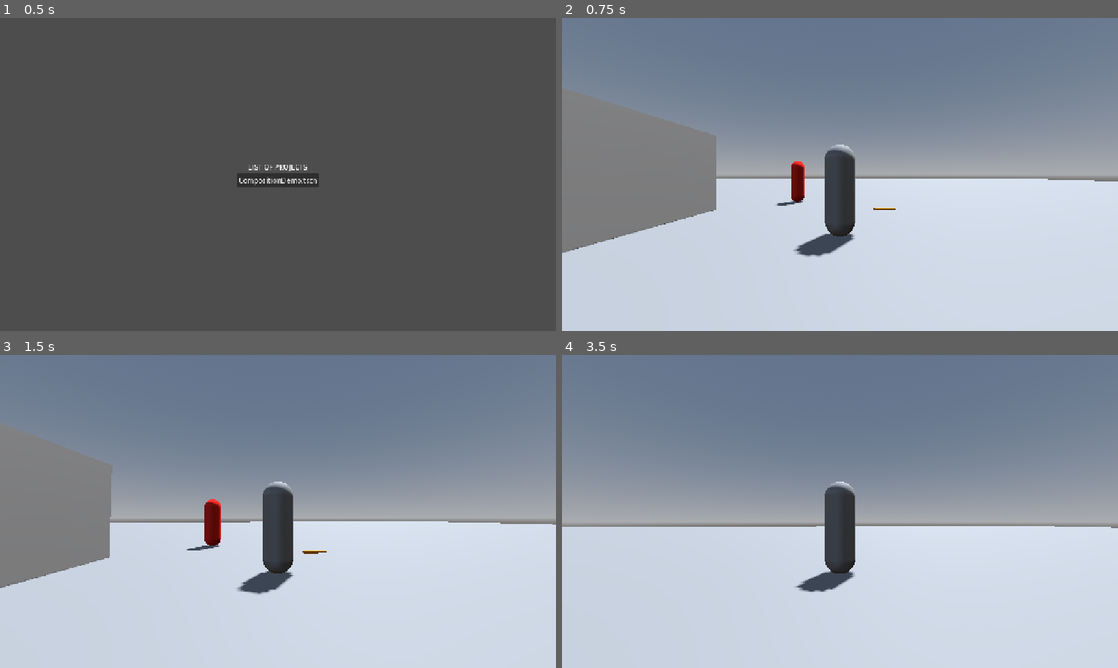
Above: before the commit, frames 1-4 (two rows, left to right).
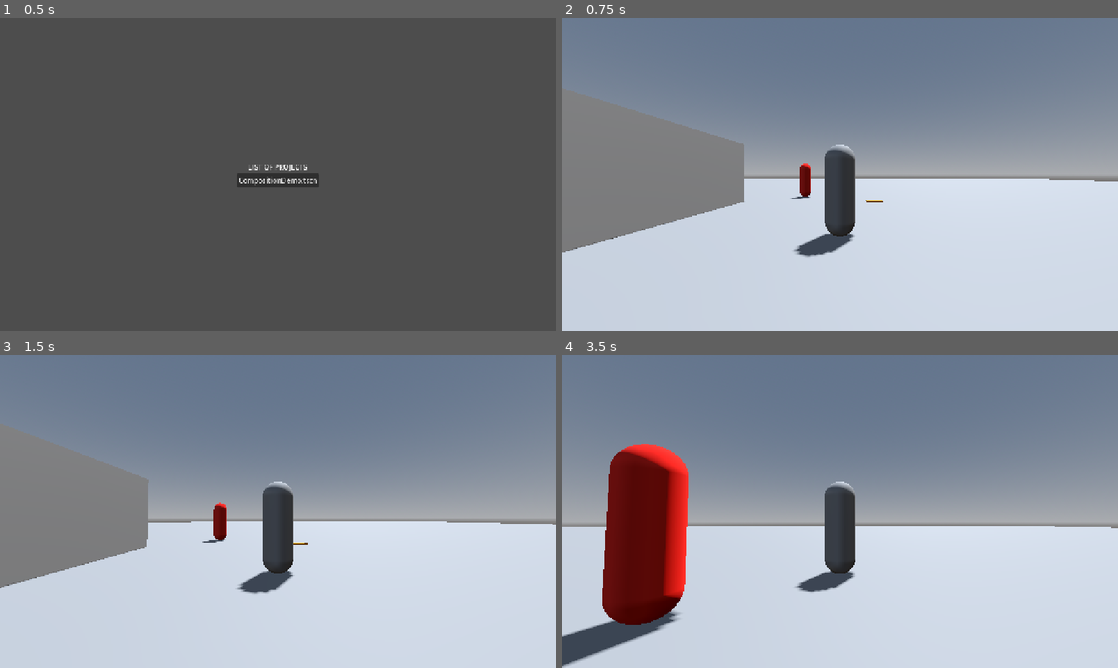
Above: after the commit, the same moments.

Repository: LATRio/ProjectsCollection_Godot
Game: Godot game, scene res://Root.tscn
Same seed, same stepped clock (60 frames per second), same inputs: the game is played once before the commit and once after it.
Inputs (mouse positions are in pixels of both pictures, inside the frame that each line leads up to):
- Up to frame 1 (0.5 s): no input
- Up to frame 2 (0.75 s): click "CompositionDemo.tscn" at 0.5 s
- Up to frame 3 (1.5 s): tap Enter at 1.25 s; move the mouse to (305, 511) at 1.27 s; hold W (up) from 1.28 s (still down); tap E (interact) at 1.35 s
- Up to frame 4 (3.5 s): keep holding W (up); tap Space (jump) at 1.52, 2.27 s; move the mouse to (812, 511) at 2.02 s; tap H (heal) at 2.1 s; tap E (interact) at 2.3, 3.05 s; move the mouse to (851, 505) at 2.77 s; tap J (hurt) at 2.85 s

Frame 1 is identical in both runs. In frame 2, 1.5% of the frame differs, in the area x 0-88%, y 28-77%; in frame 3, 2.3%; in frame 4, 9.3%, in the area x 0-52%, y 28-100%.
Error before the commit: Invalid call. Nonexistent function 'pickup' in base 'Nil'. (res://TestProjects/Composition/Scenes/player.gd:48)
Error after the commit: Invalid call. Nonexistent function 'interact' in base 'Nil'. (res://TestProjects/Composition/Components/interactor_component.gd:16)

Commit message:
Add InteractableComponent and refactoring
replaced PickableComponent with InteractableComponent.
removed non obstacle items from under NavigationRegion3D

Diff:
--- /dev/null
+++ b/TestProjects/Composition/Components/interactable_component.gd
@@ -0,0 +1,16 @@
+class_name InteractableComponent
+extends Area3D
+
+@onready var collision_shape_3d: CollisionShape3D = %CollisionShape3D
+
+@export var radius := 0.5
+
+signal interacted(interactor: InteractorComponent)
+
+
+func _ready() -> void:
+	(collision_shape_3d.shape as SphereShape3D).radius = radius
+
+
+func interact(interactor: InteractorComponent) -> void:
+	interacted.emit(interactor)
--- /dev/null
+++ b/TestProjects/Composition/Components/interactable_component.tscn
@@ -0,0 +1,15 @@
+[gd_scene format=3 uid="uid://drcykeqwb7hak"]
+
+[ext_resource type="Script" uid="uid://c55jl6rn0wuwr" path="res://TestProjects/Composition/Components/interactable_component.gd" id="1_iajyu"]
+
+[sub_resource type="SphereShape3D" id="SphereShape3D_rhr07"]
+
+[node name="InteractableComponent" type="Area3D" unique_id=401594610]
+collision_layer = 8
+collision_mask = 0
+monitoring = false
+script = ExtResource("1_iajyu")
+
+[node name="CollisionShape3D" type="CollisionShape3D" parent="." unique_id=1199813151]
+unique_name_in_owner = true
+shape = SubResource("SphereShape3D_rhr07")
--- a/TestProjects/Composition/Components/interactor_component.gd
+++ b/TestProjects/Composition/Components/interactor_component.gd
@@ -2,13 +2,15 @@
 extends Area3D
 
 
-func get_overlapping_interactibles() -> Array[PickableComponent]:
-	var all_pickables: Array[PickableComponent] = []
+func get_overlapping_interactables() -> Array[InteractableComponent]:
+	var interactables: Array[InteractableComponent] = []
 	for area in get_overlapping_areas():
-		if area is PickableComponent:
-			all_pickables.push_back(area)
-	return all_pickables
+		if area is InteractableComponent:
+			interactables.push_back(area)
+	return interactables
 
 
-func get_first_overlapping_interactible() -> PickableComponent:
-	return get_overlapping_interactibles().front()
+func interact_with_first_overlapping_interactable():
+	# TODO: Find a way to determine which item must interacted with.
+	# Maybe add priority value to the InteractableComponent?
+	get_overlapping_interactables().front().interact(self)
--- a/TestProjects/Composition/Components/pickable_component.gd
+++ /dev/null
@@ -1,23 +0,0 @@
-class_name PickableComponent
-extends Area3D
-# TODO: Derive from interactable component?
-
-@onready var collision_shape_3d: CollisionShape3D = %CollisionShape3D
-
-@export var radius := 0.5
-#@export var pickup_item: Item # TODO: implement Item/Inventory system
-
-
-func _ready() -> void:
-	(collision_shape_3d.shape as SphereShape3D).radius = radius
-
-
-# Mockup of how Interaction system would work
-#func interact(interactor: InteractorComponent) -> void:
-#	pass
-
-
-func pickup() -> void:
-	# TODO: Add assigned item to the player's (or whatever/whoever that has
-	# InteractorComponent interacts with it) inventory
-	get_parent().queue_free()
--- a/TestProjects/Composition/Components/pickable_component.tscn
+++ /dev/null
@@ -1,15 +0,0 @@
-[gd_scene format=3 uid="uid://cs8xf4vc03x6x"]
-
-[ext_resource type="Script" uid="uid://cplnnqviqel7g" path="res://TestProjects/Composition/Components/pickable_component.gd" id="1_ji7x3"]
-
-[sub_resource type="SphereShape3D" id="SphereShape3D_pntbq"]
-
-[node name="Area3D" type="Area3D" unique_id=834646113]
-collision_layer = 8
-collision_mask = 0
-monitoring = false
-script = ExtResource("1_ji7x3")
-
-[node name="CollisionShape3D" type="CollisionShape3D" parent="." unique_id=904317355]
-unique_name_in_owner = true
-shape = SubResource("SphereShape3D_pntbq")
--- a/TestProjects/Composition/Scenes/CompositionDemo.tscn
+++ b/TestProjects/Composition/Scenes/CompositionDemo.tscn
@@ -66,10 +66,11 @@
 [node name="CollisionShape3D" type="CollisionShape3D" parent="NavigationRegion3D/Level/MeshInstance3D2/StaticBody3D" unique_id=810654752]
 shape = SubResource("ConcavePolygonShape3D_1qkwt")
 
-[node name="Player" parent="NavigationRegion3D" unique_id=1090884800 instance=ExtResource("1_1qkwt")]
+[node name="PickableItem" parent="." unique_id=1290967800 instance=ExtResource("3_gs4el")]
+transform = Transform3D(1, 0, 0, 0, 1, 0, 0, 0, 1, 1.519894, 0.025, -2.9507644)
 
-[node name="Enemy" parent="NavigationRegion3D" unique_id=1543108756 instance=ExtResource("2_vi70s")]
+[node name="Enemy" parent="." unique_id=1543108756 instance=ExtResource("2_vi70s")]
 transform = Transform3D(1, 0, 0, 0, 1, 0, 0, 0, 1, -1.8524551, 2.3841858e-07, -4.9247403)
 
-[node name="PickableItem" parent="NavigationRegion3D" unique_id=1290967800 instance=ExtResource("3_gs4el")]
-transform = Transform3D(1, 0, 0, 0, 1, 0, 0, 0, 1, 1.519894, 0.025, -2.9507644)
+[node name="Player" parent="." unique_id=1090884800 instance=ExtResource("1_1qkwt")]
+transform = Transform3D(1, 0, 0, 0, 1, 0, 0, 0, 1, 0, 0, 2.0561101)
--- /dev/null
+++ b/TestProjects/Composition/Scenes/pickable_item.gd
@@ -0,0 +1,11 @@
+class_name PickableItem
+extends RigidBody3D
+
+@onready var interactable_component: InteractableComponent = $InteractableComponent
+
+#@export var item_to_claim: InventoryItem # Mockup for a claimable item
+
+
+func _on_interactable_component_interacted(_interactor: InteractorComponent) -> void:
+	# TODO: Find a way to add an inventory item to the interactor's parent
+	queue_free()
--- a/TestProjects/Composition/Scenes/pickable_item.tscn
+++ b/TestProjects/Composition/Scenes/pickable_item.tscn
@@ -1,6 +1,7 @@
 [gd_scene format=3 uid="uid://4hym0jxnytcn"]
 
-[ext_resource type="PackedScene" uid="uid://cs8xf4vc03x6x" path="res://TestProjects/Composition/Components/pickable_component.tscn" id="1_cyvs1"]
+[ext_resource type="PackedScene" uid="uid://drcykeqwb7hak" path="res://TestProjects/Composition/Components/interactable_component.tscn" id="1_cyvs1"]
+[ext_resource type="Script" uid="uid://c2ukhk10jqyf8" path="res://TestProjects/Composition/Scenes/pickable_item.gd" id="1_ggo7u"]
 
 [sub_resource type="BoxMesh" id="BoxMesh_pntbq"]
 size = Vector3(0.725, 0.05, 0.16)
@@ -12,6 +13,7 @@
 size = Vector3(0.725, 0.05, 0.16)
 
 [node name="PickableItem" type="RigidBody3D" unique_id=1290967800]
+script = ExtResource("1_ggo7u")
 
 [node name="MeshInstance3D" type="MeshInstance3D" parent="." unique_id=1307466556]
 mesh = SubResource("BoxMesh_pntbq")
@@ -20,4 +22,6 @@
 [node name="CollisionShape3D" type="CollisionShape3D" parent="." unique_id=929937267]
 shape = SubResource("BoxShape3D_dx4rx")
 
-[node name="PickableComponent" parent="." unique_id=75778833 instance=ExtResource("1_cyvs1")]
+[node name="InteractableComponent" parent="." unique_id=401594610 instance=ExtResource("1_cyvs1")]
+
+[connection signal="interacted" from="InteractableComponent" to="." method="_on_interactable_component_interacted"]
--- a/TestProjects/Composition/Scenes/player.gd
+++ b/TestProjects/Composition/Scenes/player.gd
@@ -32,6 +32,8 @@
 	if input_component.hurt_pressed:
 		health_component.damage(10.0)
 	if input_component.interact_pressed:
+		# TODO: Interact when there's something to interact with
+		# TODO: Add a visual indicator on which item will be interacted with
 		try_to_interact()
 	if input_component.track_me_pressed:
 		var enemy := get_tree().get_first_node_in_group("Enemies") as Enemy
@@ -44,5 +46,4 @@
 
 
 func try_to_interact() -> void:
-	var interactible := interactor_component.get_first_overlapping_interactible()
-	interactible.pickup()
+	interactor_component.interact_with_first_overlapping_interactable()
Not shown, added: TestProjects/Composition/Components/interactable_component.gd.uid
Not shown, removed: TestProjects/Composition/Components/pickable_component.gd.uid
Not shown, added: TestProjects/Composition/Scenes/pickable_item.gd.uid
